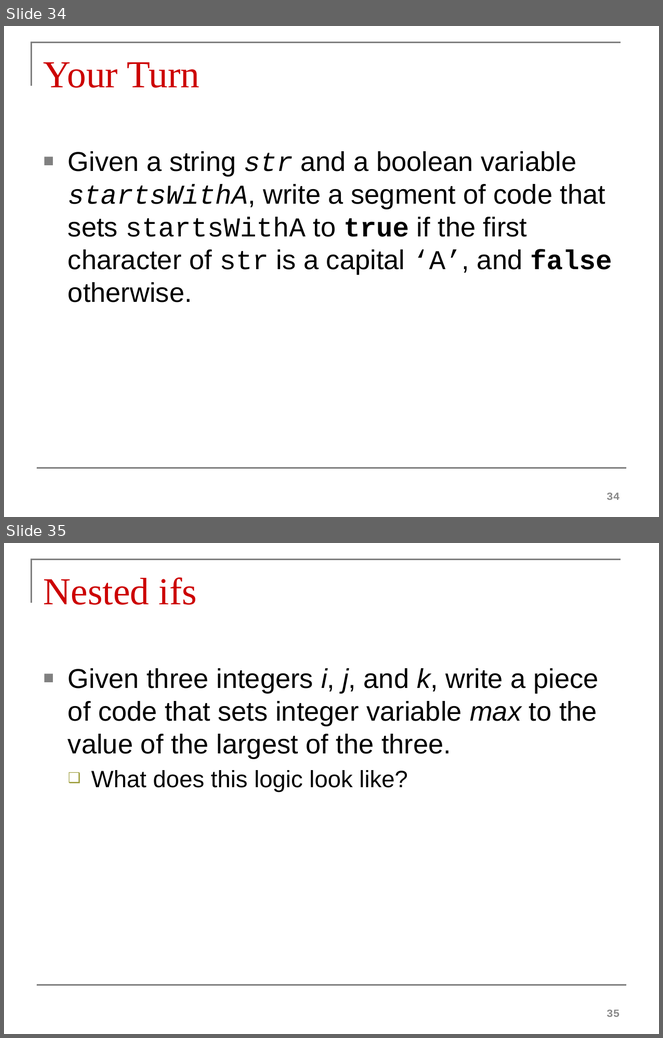
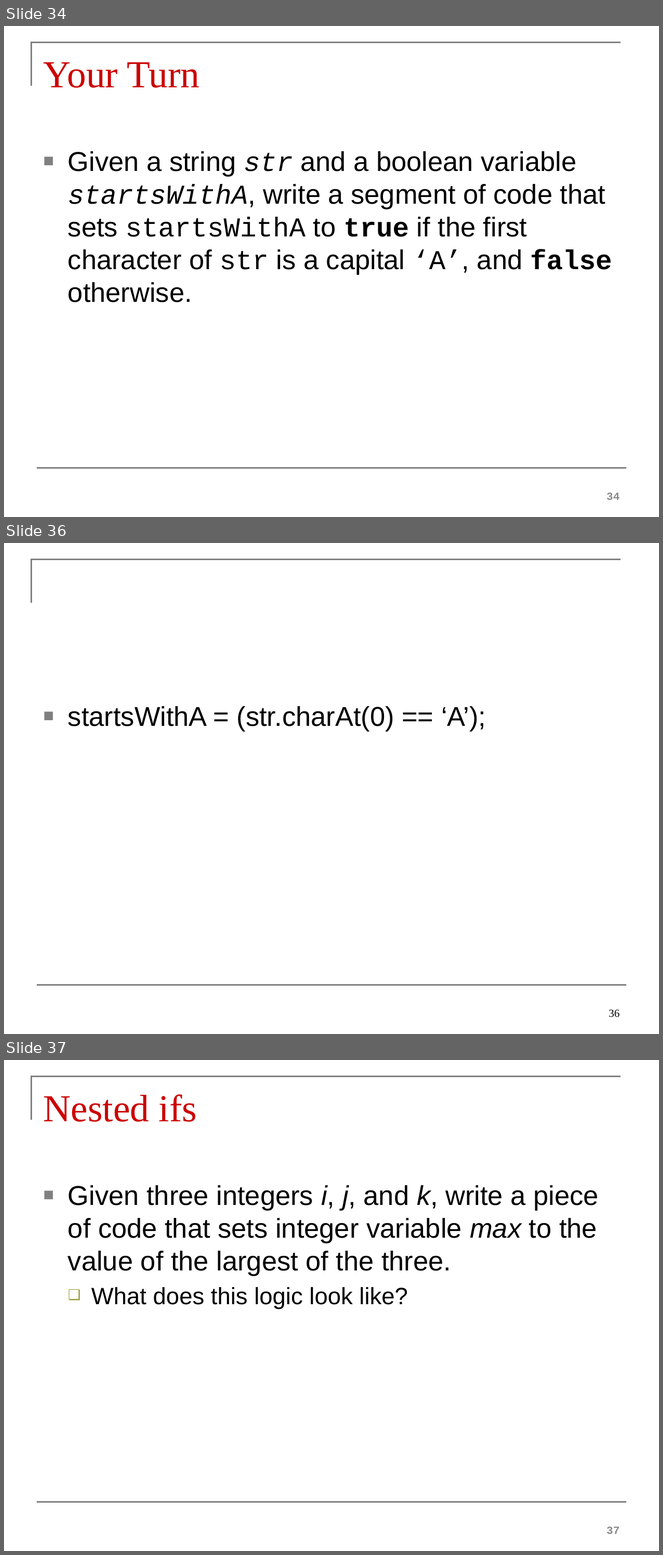
Before and after one commit to prashantserai/prashantserai.github.io, a slide deck: files/03Branching.pptx. Shown one above the other, each under a label of ours: slides 34 and 35 before the commit, slides 34, 36 and 37 after it; the slides between them are not shown. The pictures are 663x1038 and 663x1555 pixels, drawn with LibreOffice and Linux fonts; fonts in the diff are those of the drawing. Boxes give left, top, right and bottom in pixels: in the first picture for what was removed or moved away, otherwise in the second. Text is boxed around its words. In the diff, an @@ line names an element or a change of style, - is before the commit and + after.

```diff
--- a/files/03Branching.pptx
+++ b/files/03Branching.pptx
@@ slide 36 added at <box>4,543,659,1034</box>, background #FFFFFF; not listed: 2 template elements that a slide beside it also shows @@
@@ text added at <box>68,706,486,732</box>, 30 pt, text #000000 @@
+■ startsWithA = (str.charAt(0) == ‘A’);
@@ page number added at <box>609,1010,620,1018</box>, 12 pt, text #000000 @@
+36
@@ what was slide 35 is now slide 37 @@
@@ page number at <box>607,1527,620,1534</box>: text changed @@
-35
+37
```
Also in this commit, not shown: 1 slide changed, 1 other slide added, 1 slide removed.
